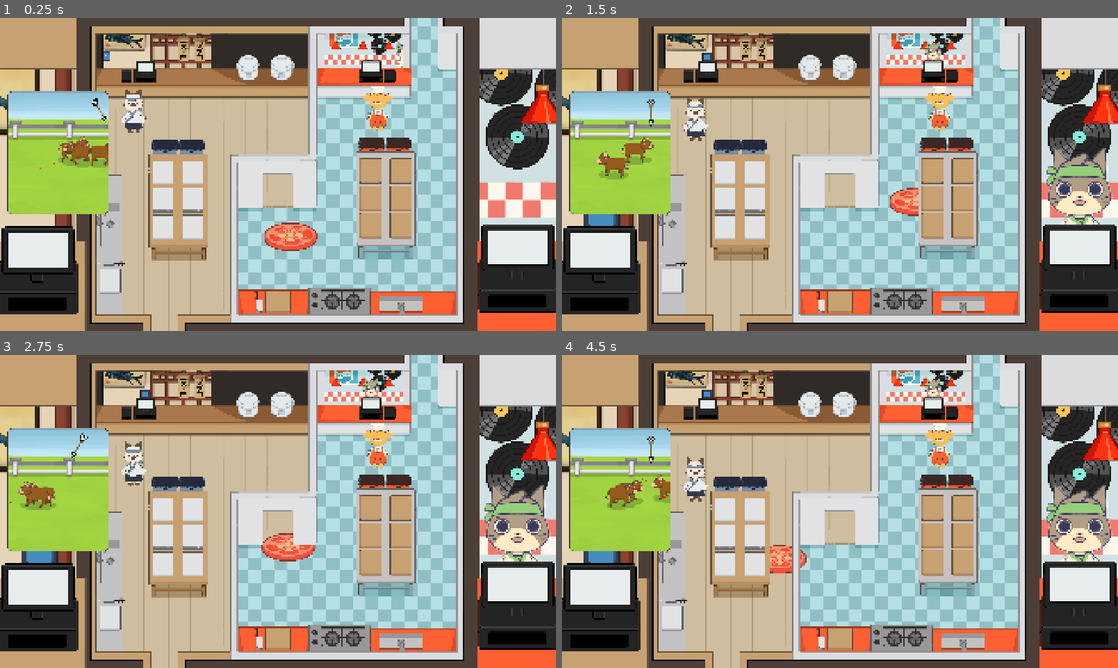
Above: before the commit, frames 1-4 (two rows, left to right).
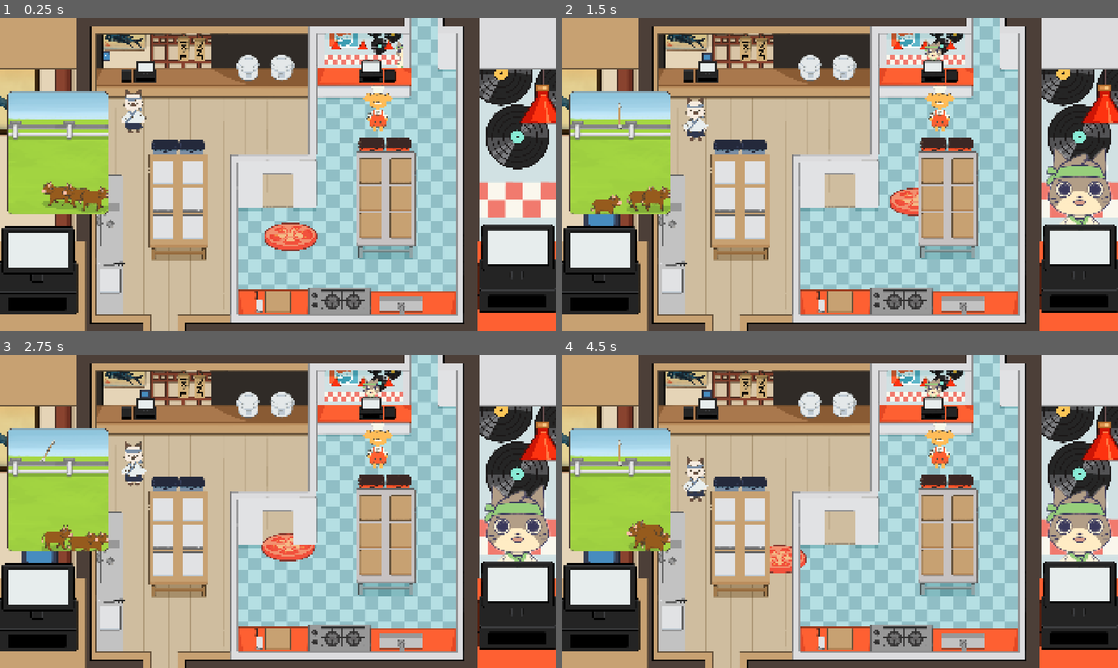
Above: after the commit, the same moments.

Repository: Haileyliuu/CookingGame
Game: Godot game, scene res://Scenes/main.tscn
The game is run twice, just before and just after one commit, with the same random seed, the same clock (stepped at 60 frames per second) and the same inputs. The engine's default icon, where the game draws it, is replaced by a stand-in: a white triangle on a blue panel in a dark square.
Inputs (mouse positions are in pixels of both pictures, inside the frame that each line leads up to):
- Up to frame 1 (0.25 s): no input
- Up to frame 2 (1.5 s): move the mouse to (962, 158) at 0.52 s; hold E (cat_select) 0.53-1.28 s; tap S (cat_chop) at 0.77 s; move the mouse to (728, 190) at 1.27 s; tap Shift (dog_select) at 1.35 s
- Up to frame 3 (2.75 s): tap S (cat_chop) at 1.52 s; move the mouse to (333, 442) at 2.02 s; hold E (cat_select) from 2.03 s (still down)
- Up to frame 4 (4.5 s): move the mouse to (812, 574) at 2.77 s; release E (cat_select) at 2.78 s; tap Shift (dog_select) at 2.85, 4.35 s; tap S (cat_chop) at 3.02, 3.77 s; move the mouse to (1006, 558) at 3.52 s; hold E (cat_select) 3.53-4.28 s; move the mouse to (673, 464) at 4.27 s

The runs differ from the first frame. In frame 1, 1.5% of the frame differs, in the area x 7-20%, y 25-63%; in frame 2, 1.4%; in frame 3, 1.1%; in frame 4, 1.3%.

Commit message:
centered arrow + cows don't walk on walls

Diff:
--- a/cooking-game/Scenes/Minigames/hunting_minigame/minigame_hunting.tscn
+++ b/cooking-game/Scenes/Minigames/hunting_minigame/minigame_hunting.tscn
@@ -1,8 +1,8 @@
 [gd_scene load_steps=6 format=3 uid="uid://cep6yw4yogs7"]
 
 [ext_resource type="Script" uid="uid://dlaxnejxtap1y" path="res://Scripts/minigame_hunting.gd" id="1_tjbxu"]
-[ext_resource type="Texture2D" uid="uid://dcecjbuhbsus2" path="res://Art/CowArt/arrow.webp" id="2_tjbxu"]
 [ext_resource type="Script" uid="uid://bhi2sej6c3co8" path="res://Scripts/arrow.gd" id="3_l1xdu"]
+[ext_resource type="Texture2D" uid="uid://ckk5r46kl7og1" path="res://Art/CowArt/Hunting Minigame Files/HMG_Arrow_Sprite.png" id="3_pn1o0"]
 [ext_resource type="PackedScene" uid="uid://dqqsef7ti4ctg" path="res://Scenes/Minigames/hunting_minigame/ui_objects/backg_hunting.tscn" id="4_pn1o0"]
 
 [sub_resource type="CircleShape2D" id="CircleShape2D_pn1o0"]
@@ -10,11 +10,6 @@
 
 [node name="MinigameHunting" type="Node2D"]
 script = ExtResource("1_tjbxu")
-min_enemies = null
-max_enemies = null
-spawn_min = null
-spawn_max = null
-respawn_cooldown = null
 
 [node name="Background" parent="." instance=ExtResource("4_pn1o0")]
 
@@ -23,10 +18,10 @@
 rotation = 2.0943952
 
 [node name="arrow" type="Sprite2D" parent="."]
-position = Vector2(576, 0)
-rotation = 2.0943952
+position = Vector2(722.99994, 170)
+rotation = -0.70909715
 scale = Vector2(0.614719, 0.66040826)
-texture = ExtResource("2_tjbxu")
+texture = ExtResource("3_pn1o0")
 offset = Vector2(0, -200)
 script = ExtResource("3_l1xdu")
 
@@ -35,26 +30,27 @@
 collision_mask = 24
 
 [node name="CollisionShape2D" type="CollisionShape2D" parent="arrow/Hurtbox"]
-position = Vector2(15.823288, -319.73032)
+position = Vector2(5.5210905, -101.333466)
+rotation = 0.0061643715
 shape = SubResource("CircleShape2D_pn1o0")
 
 [node name="VisibleOnScreenNotifier2D" type="VisibleOnScreenNotifier2D" parent="arrow"]
-position = Vector2(0.2294035, -120.76733)
+position = Vector2(13.231341, -344.5691)
 
 [node name="Marker2D8" type="Marker2D" parent="." groups=["cow"]]
-position = Vector2(616, 408)
+position = Vector2(403, 695)
 
 [node name="Marker2D10" type="Marker2D" parent="." groups=["cow"]]
-position = Vector2(1124, 621)
+position = Vector2(776, 1029)
 
 [node name="Marker2D9" type="Marker2D" parent="." groups=["cow"]]
-position = Vector2(18, 615)
+position = Vector2(26, 1030)
 
 [node name="Marker2D11" type="Marker2D" parent="." groups=["cow"]]
-position = Vector2(961, 457)
+position = Vector2(617, 745)
 
 [node name="Marker2D12" type="Marker2D" parent="." groups=["cow"]]
-position = Vector2(183, 466)
+position = Vector2(143, 790)
 
 [node name="Enemies" type="Node2D" parent="."]
 y_sort_enabled = true
--- a/cooking-game/Scripts/arrow.gd
+++ b/cooking-game/Scripts/arrow.gd
@@ -12,8 +12,13 @@
 
 var player_id := ""
 
+var screen_size
+func _ready():
+	screen_size = get_viewport_rect().size
 
-func _ready():
+	print("screen size: ", screen_size)
+	global_position = Vector2(screen_size.x * 0.5, 40)
+
 	swing()
 
 func swing():
@@ -21,6 +26,7 @@
 	tween.tween_property(self, "rotation_degrees", 240, 1)
 	# change rotation_degrees property from its current value to 120 over 1 second
 	tween.tween_property(self, "rotation_degrees", 120, 1)
+	#240 , 120
 	tween.set_loops()
 
 func _process(delta):
@@ -34,7 +40,9 @@
 	tween.kill()
 	launched = true
 	var dir = Vector2.UP.rotated(rotation)  # change to RIGHT if arrow points right
+
 	velocity = dir.normalized() * speed
+
 
 
 # hurtbox = the thing that does the damage
@@ -55,6 +63,7 @@
 	global_position = marker_2d.global_position
 	print("marker 2d: ", global_position)
 	rotation = marker_2d.global_rotation
+	global_position = Vector2(screen_size.x * 0.5, 40)
 
 	# Restart swing
 	tween.kill()
--- a/cooking-game/Scripts/enemy.gd
+++ b/cooking-game/Scripts/enemy.gd
@@ -3,9 +3,13 @@
 
 # Reference to the separate WanderBehavior script
 @export var wander_behavior: WanderBehavior
+#@onready var wander: WanderBehavior = $wander
+
 var player_id: String = ""
 #var sprites = [$Fish, $BrownCow, $WhiteCow]
 var current_sprite
+@onready var screen_size = get_viewport_rect().size
+
 
 func _ready() -> void:
 	set_up_sprite()
@@ -24,12 +28,29 @@
 
 	# Move in that direction
 	velocity = dir * wander_behavior.move_speed
+	#if velocity.x < 0.5:
+		#wander._pick_new_target(global_position)
+		##return  # Avoid moving this frame
+	if velocity.x < 0.5:  # threshold for "stuck"
+		print("entered")
+		wander_behavior.goto_target(global_position)
+		#wander_behavior._pick_new_target(global_position)
+
+
+
+
 	move_and_slide()
+
 
 	# Clamp the enemy’s position so it can’t go outside the marker bounds
 	if wander_behavior.markers.size() > 0:
 		global_position.x = clamp(global_position.x, wander_behavior.min_bounds.x, wander_behavior.max_bounds.x)
 		global_position.y = clamp(global_position.y, wander_behavior.min_bounds.y, wander_behavior.max_bounds.y)
+
+	position.x = clamp(position.x, 0, screen_size.x-100)
+	position.y = clamp(position.y, 0, screen_size.y-50)
+
+
 
 
 func _on_hitbox_area_entered(area: Area2D) -> void:
--- a/cooking-game/Scripts/minigame_hunting.gd
+++ b/cooking-game/Scripts/minigame_hunting.gd
@@ -18,9 +18,11 @@
 var total_spawned: int = 0
 var target_total: int = 3
 
+
 signal player(p)
 
 func _ready():
+
 	player.emit(player_id)
 	spawn_initial_enemies()
 
--- a/cooking-game/Scripts/wander.gd
+++ b/cooking-game/Scripts/wander.gd
@@ -28,9 +28,16 @@
 # Bounding box for keeping the enemy inside the area
 var min_bounds: Vector2
 var max_bounds: Vector2
+var last_position: Vector2
+var stuck_frames := 0
+
+var just_picked := false
+
 
 # === SETUP ===
 func _ready():
+	last_position = global_position
+
 	rng.randomize()
 
 	# Collect all Marker2Ds in the specified group
@@ -54,6 +61,7 @@
 
 	# Pick the initial target
 	_pick_new_target(Vector2.ZERO)
+
 
 func _physics_process(delta: float) -> void:
 	if markers.is_empty():
@@ -68,6 +76,40 @@
 	global_position += direction * move_speed * delta
 
 
+#func _physics_process(delta: float) -> void:
+	#if markers.is_empty():
+		#return
+#
+	## Standard wandering + flocking
+	#var wander_dir = update(global_position)
+	#var flock_dir = _flock_direction()
+	#direction = (wander_dir + flock_dir).normalized()
+#
+	## --- Move the enemy ---
+	#var before = global_position
+	#global_position += direction * move_speed * delta
+	#var after = global_position
+#
+	## --- Detect slowing down (stuck on wall / corner / bad direction) ---
+	#var moved = after.distance_to(before)
+#
+	#if moved < 1.0:   # Movement too small → stuck
+		#stuck_frames += 1
+	#else:
+		#stuck_frames = 0
+#
+	## After 10 frames of being stuck → pick new target
+	#if stuck_frames > 10:
+		#_pick_new_target(global_position)
+		#stuck_frames = 0
+#
+	## Update last_position
+	#last_position = after
+#
+
+
+
+
 # ===SEPERATION LOGIC ===
 func _flock_direction():
 	var seperation = Vector2()
@@ -112,9 +154,13 @@
 		return Vector2.ZERO
 
 	# If no current target or we've reached the target, start waiting
+	#if current_target == null or from_position.distance_to(current_target.global_position) <= arrive_distance:
+		#_start_wait(from_position)
+		#return Vector2.ZERO
+
 	if current_target == null or from_position.distance_to(current_target.global_position) <= arrive_distance:
-		_start_wait(from_position)
-		return Vector2.ZERO
+		_pick_new_target(from_position)
+
 
 	# Otherwise, move toward the target
 	return (current_target.global_position - from_position).normalized()
@@ -142,6 +188,7 @@
 # === TARGET SELECTION ===
 # Picks a new random marker as the wander target.
 func _pick_new_target(from_position: Vector2) -> void:
+	print("pick new target")
 	if markers.is_empty():
 		current_target = null
 		return
@@ -159,12 +206,5 @@
 		attempts += 1
 
 	current_target = choice
-
-# === OPTIONAL DEBUG DRAW ===
-# Draws a red line from the wander controller to the current target (for visualization)
-func _draw():
-	if current_target:
-		draw_line(Vector2.ZERO, current_target.global_position - global_position, Color.RED, 2)
-
-func _process(_delta):
-	queue_redraw()
+func goto_target(from_position: Vector2) -> Vector2:
+	return (current_target.global_position - from_position).normalized()
